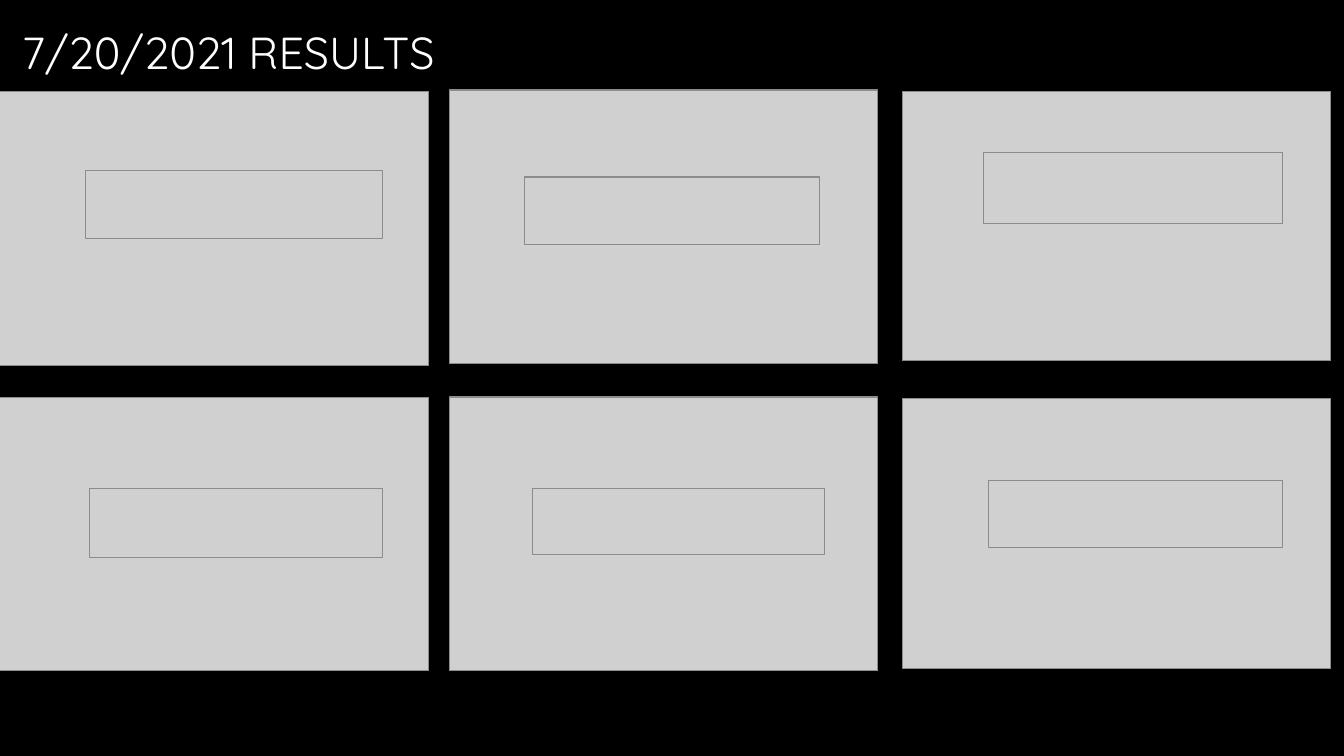
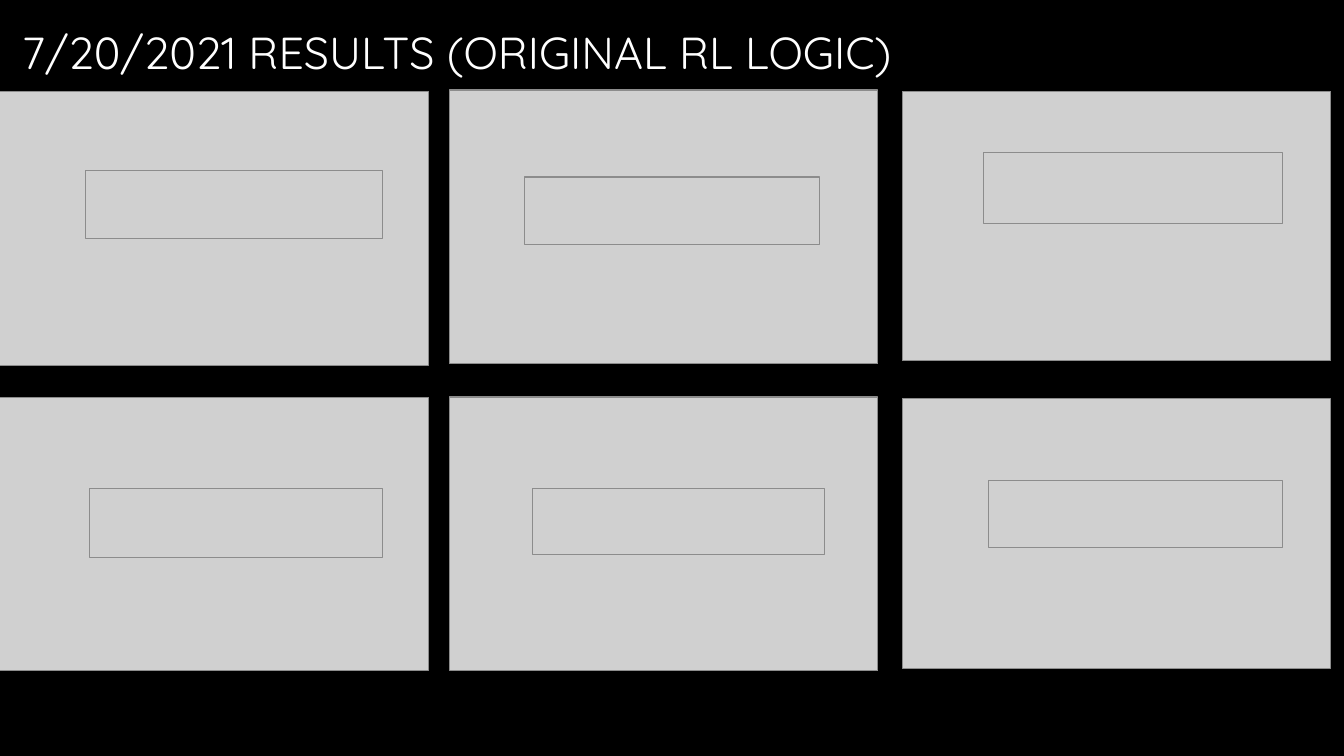
Before and after one commit to kch34/summer_2021, a slide deck: slide 3 of Reinforcement Learning/experiments.pptx. Drawn at 1344x756 pixels with LibreOffice and Linux fonts; fonts in the diff are those of the drawing; grey boxes stand for pictures; background and template pictures are left out. Boxes give left, top, right and bottom in pixels: in the first picture for what was removed or moved away, otherwise in the second. Text is boxed around its words. In the diff, an @@ line names an element or a change of style, - is before the commit and + after.

```diff
--- a/Reinforcement Learning/experiments.pptx
+++ b/Reinforcement Learning/experiments.pptx
@@ title at bbox=[22, 33, 891, 78]: text changed @@
-7/20/2021 RESULTS
+7/20/2021 RESULTS (ORIGINAL RL LOGIC)
```
Also in this commit, not shown: 2 other slides changed, 2 slides added, 1 slide removed, 1 other file.
